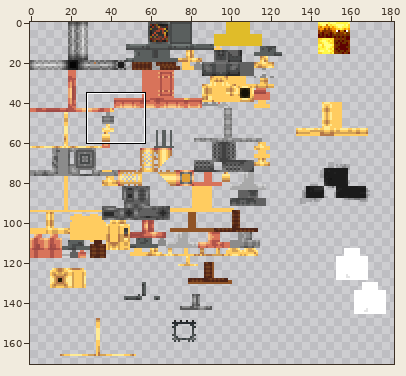
Two versions of one sprite sheet, src/main/resources/assets/cgs/textures/guns/flamethrower/flamethrower.png. Above, an overview of the earlier version with the close-up marked.
Close-up. Old version:
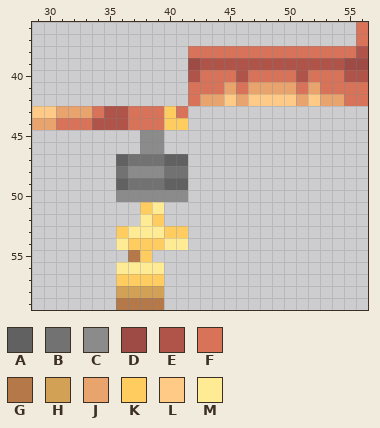
The file is 256x256 pixels. Colours within 5 levels of each other are drawn and written as one. Shown: x 29..56, y 36..59. The wide view leaves out empty margins. The commit also changed other parts of the picture, which this record leaves out.
Palette (. is transparent): A #616161  B #727272  C #8b8b8b  D #9e4a45  E #b0544a  F #d8735a  G #b57849  H #d3a155  J #e9a36d  K #ffcc60  L #ffca85  M #ffeb94
Pixels before, first column x 29:
36 ...........................F
37 ...........................F
38 .............FFFFFFFFFFFFFFE
39 .............DEEEEEEEEEEEEDD
40 .............EFFFEFFFFEFFFEE
41 .............FFFJFJJJJFJFFFF
42 .............FJJLJLLLLJLJJFF
43 LLJJJFEEFFFKF...............
44 JJFFFEEEFFFKK...............
45 .........CC.................
46 .........CC.................
47 .......ABBBAA...............
48 .......BCCCBB...............
49 .......ABBBAA...............
50 .......CCCCCC...............
51 .........KM.................
52 .........MK.................
53 .......KMMMKK...............
54 .......MKKKMM...............
55 ........GK..................
56 .......MMMM.................
57 .......KKKK.................
58 .......HHHH.................
59 .......GGGG.................
The result:
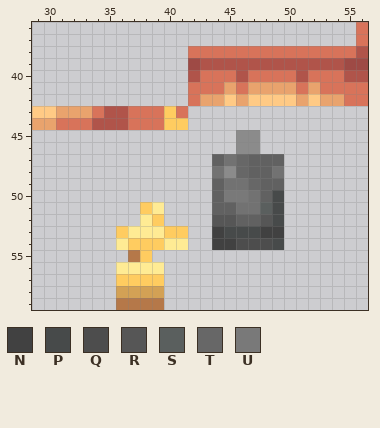
Colours new in this view: N #414141  P #474a4a  Q #4d4d4d  R #565656  S #5a5f5e  T #676767  U #797979
What changed:
Changed rows in their new state; - is an unchanged pixel.
first column x 36:
45 --..------CC--
46 --..------CC--
47 ......--ABTAAA
48 ......--BCTAAB
49 ......--ABBTAA
50 ......--AUUBAP
51 --------AABBSP
52 --------RRAARP
53 --------NPPPNN
54 --------NNQQQP
Changed places in both close-ups, as pixel boxes (x1, y1, x2, y2):
changed: (116, 130, 284, 250)
